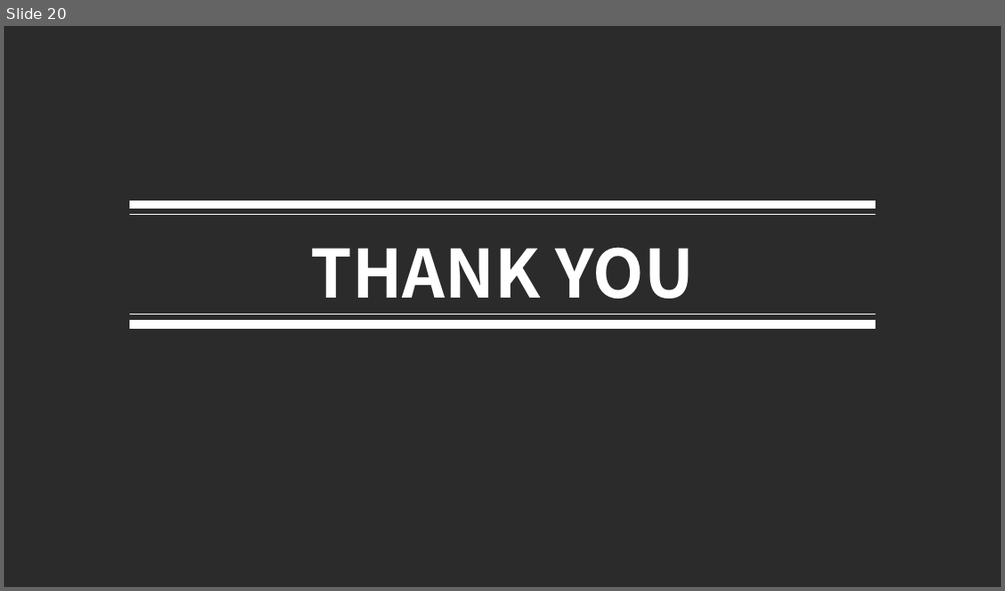
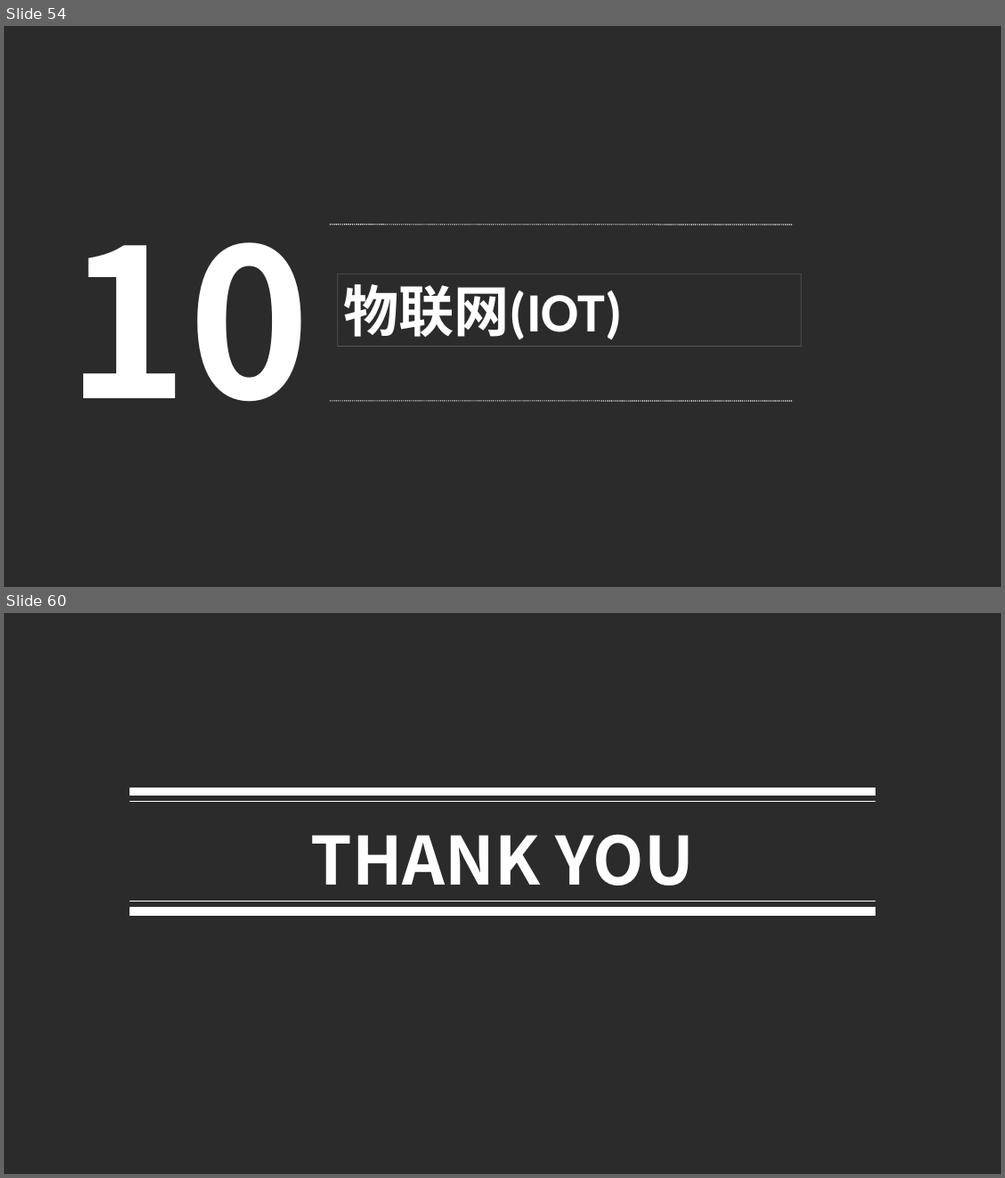
Before and after one commit to luke93h/git-blog, a slide deck: src/大前端简介.pptx. Shown one above the other, each under a label of ours: slide 20 before the commit, slides 54 and 60 after it; the slides between them are not shown. The pictures are 1005x591 and 1005x1178 pixels, drawn with LibreOffice and Linux fonts; fonts in the diff are those of the drawing; background and template pictures are left out; a plain dark background stands for a picture behind light text. Boxes give left, top, right and bottom in pixels: in the first picture for what was removed or moved away, otherwise in the second. Text is boxed around its words. In the diff, an @@ line names an element or a change of style, - is before the commit and + after.

```diff
--- a/src/大前端简介.pptx
+++ b/src/大前端简介.pptx
@@ slide 54 added at box(4, 26, 1001, 587), background picture (left out) @@
@@ line added from (330, 224) to (793, 224), #FFFFFF 0.75 pt dashed @@
@@ text added at box(67, 242, 310, 402), 149 pt, text #FFFFFF, bold @@
+10
@@ rectangle added at box(338, 273, 801, 346), outline #FFFFFF 0.5 pt, 40 pt, text #FFFFFF, bold @@
+物联网(IOT)
@@ line added from (330, 401) to (793, 401), #FFFFFF 0.75 pt dashed @@
@@ what was slide 20 is now slide 60 @@
```
Also in this commit, not shown: 1 slide changed, 40 other slides added, 1 slide removed, 4 other files.
